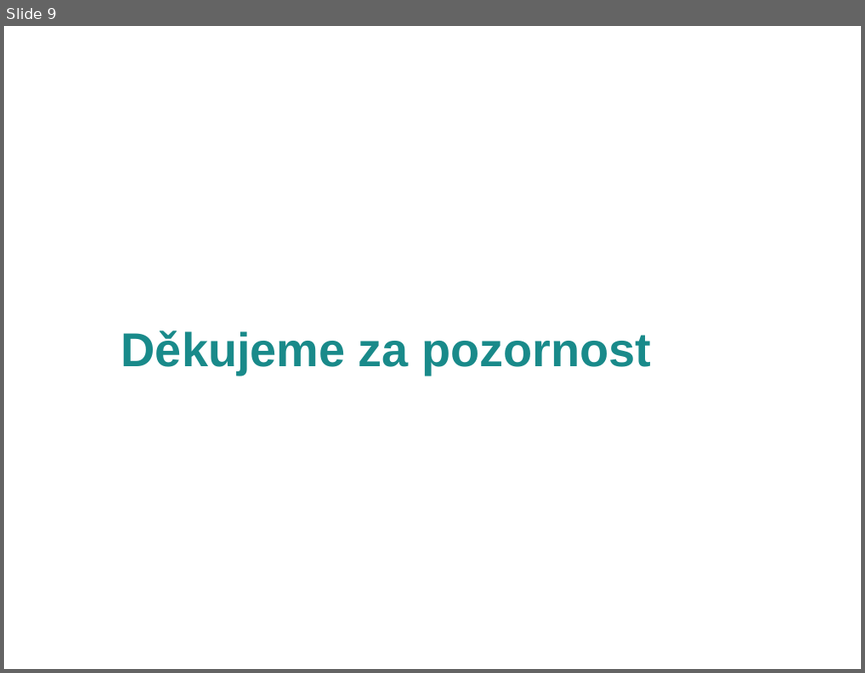
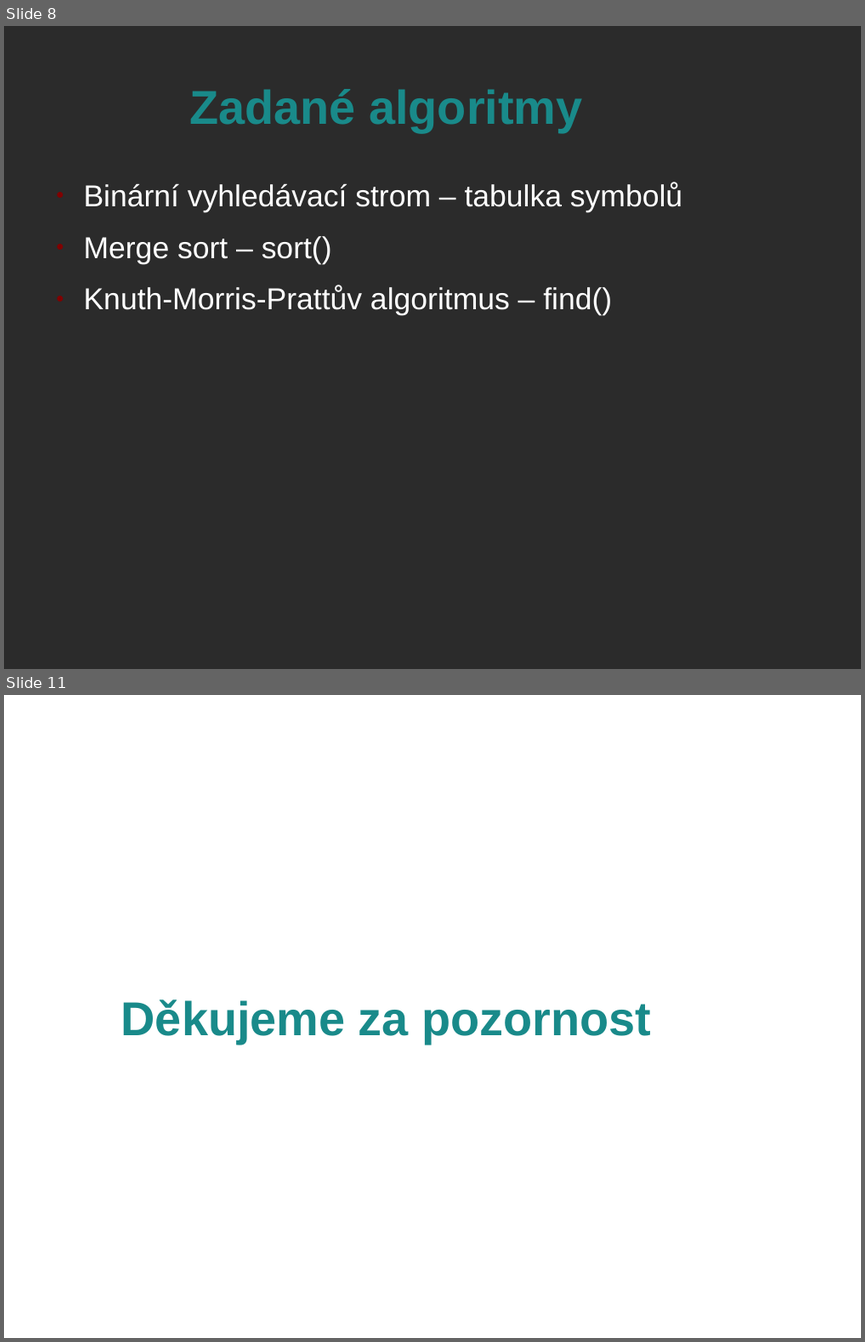
Before and after one commit to honza889/IFJ12, a slide deck: obhajoba/prezentace.odp. Shown one above the other, each under a label of ours: slide 9 before the commit, slides 8 and 11 after it; the slides between them are not shown. The pictures are 865x673 and 865x1342 pixels, drawn with LibreOffice and Linux fonts; fonts in the diff are those of the drawing; background and template pictures are left out; a plain dark background stands for a picture behind light text. Boxes give left, top, right and bottom in pixels: in the first picture for what was removed or moved away, otherwise in the second. Text is boxed around its words. In the diff, an @@ line names an element or a change of style, - is before the commit and + after.

Commit message:
Prezentace: Vloženy průhledné obrázky a přidán nějaký text.

```diff
--- a/obhajoba/prezentace.odp
+++ b/obhajoba/prezentace.odp
@@ slide 8 added at (4,26,861,669), background picture (left out) @@
@@ title added at (189,89,582,132), 44 pt, text #198A8A, bold @@
+Zadané algoritmy
@@ text added at (84,182,682,316), 28 pt, text #FFFFFF @@
+● Binární vyhledávací strom – tabulka symbolů
+● Merge sort – sort()
+● Knuth-Morris-Prattův algoritmus – find()
@@ what was slide 9 is now slide 11 @@
```
Also in this commit, not shown: 6 slides changed, 2 other slides added, 1 slide removed.
